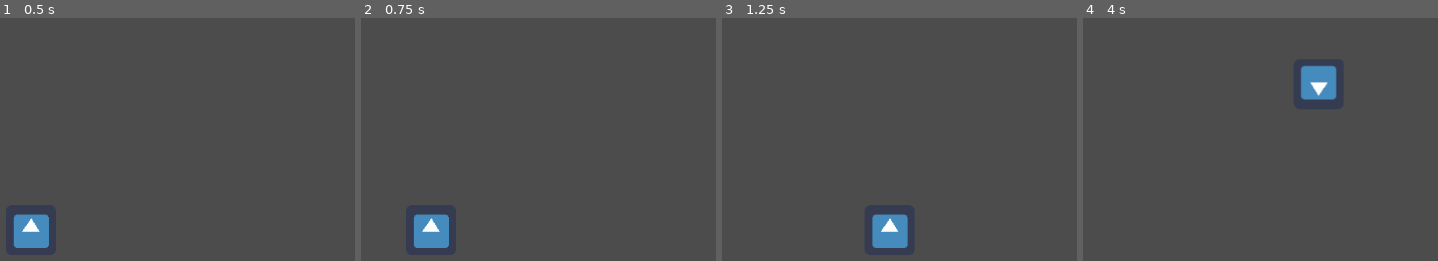
Above: before the commit, frames 1-4 (left to right).
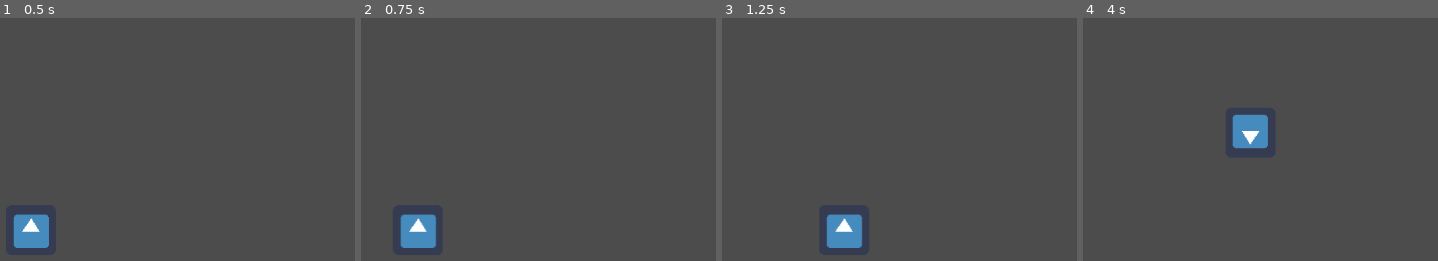
Above: after the commit, the same moments.

Repository: frankakn7/NothingIsPermanent
Game: Godot game, scene res://Main.tscn
Same seed, same stepped clock (60 frames per second), same inputs: the game is played once before the commit and once after it. The engine's default icon, where the game draws it, is replaced by a stand-in: a white triangle on a blue panel in a dark square.
Inputs:
- Up to frame 1 (0.5 s): no input
- Up to frame 2 (0.75 s): tap Enter at 0.5 s; hold D (move_right) from 0.53 s (still down)
- Up to frame 3 (1.25 s): keep holding D (move_right)
- Up to frame 4 (4 s): release D (move_right) at 1.28 s; hold Down (ui_down) 1.28-2.03 s; tap Space at 2 s; hold D (move_right) 2.03-2.78 s; hold W (move_up) 2.78-3.53 s; hold A (move_left) from 3.53 s (still down)

Frame 1 is identical in both runs. In frame 2, 1.3% of the frame differs, in the area x 10-25%, y 80-95%; in frame 3, 2.8%; in frame 4, 2.9%, in the area x 41-72%, y 19-54%.

Commit message:
Movement is multiplied with delta

Diff:
--- a/Game_Files/Player.gd
+++ b/Game_Files/Player.gd
@@ -2,7 +2,7 @@
 
 
 # Declare member variables here. Examples:
-var moveSpeed : int = 250
+var moveSpeed : int = 10
 
 var vel : Vector2 = Vector2()
 var facingDir : Vector2 = Vector2()
@@ -36,4 +36,4 @@
 	vel = vel.normalized()
 	facingDir = facingDir.normalized()
 
-	move_and_slide(vel * moveSpeed)
+	move_and_slide(vel * moveSpeed * delta * 1000)
--- a/Game_Files/PlayerController.gd
+++ /dev/null
@@ -1,17 +0,0 @@
-extends Node
-
-
-# Declare member variables here. Examples:
-# var a = 2
-# var b = "text"
-
-
-# Called when the node enters the scene tree for the first time.
-func _ready():
-	pass # Replace with function body.
-
-
-# Called every frame. 'delta' is the elapsed time since the previous frame.
-func _process(delta):
-	if Input.is_action_pressed("ui_down"):
-		print("Pressed something")
--- a/Game_Files/project.godot
+++ b/Game_Files/project.godot
@@ -10,7 +10,6 @@
 
 _global_script_classes=[  ]
 _global_script_class_icons={
-
 }
 
 [application]
